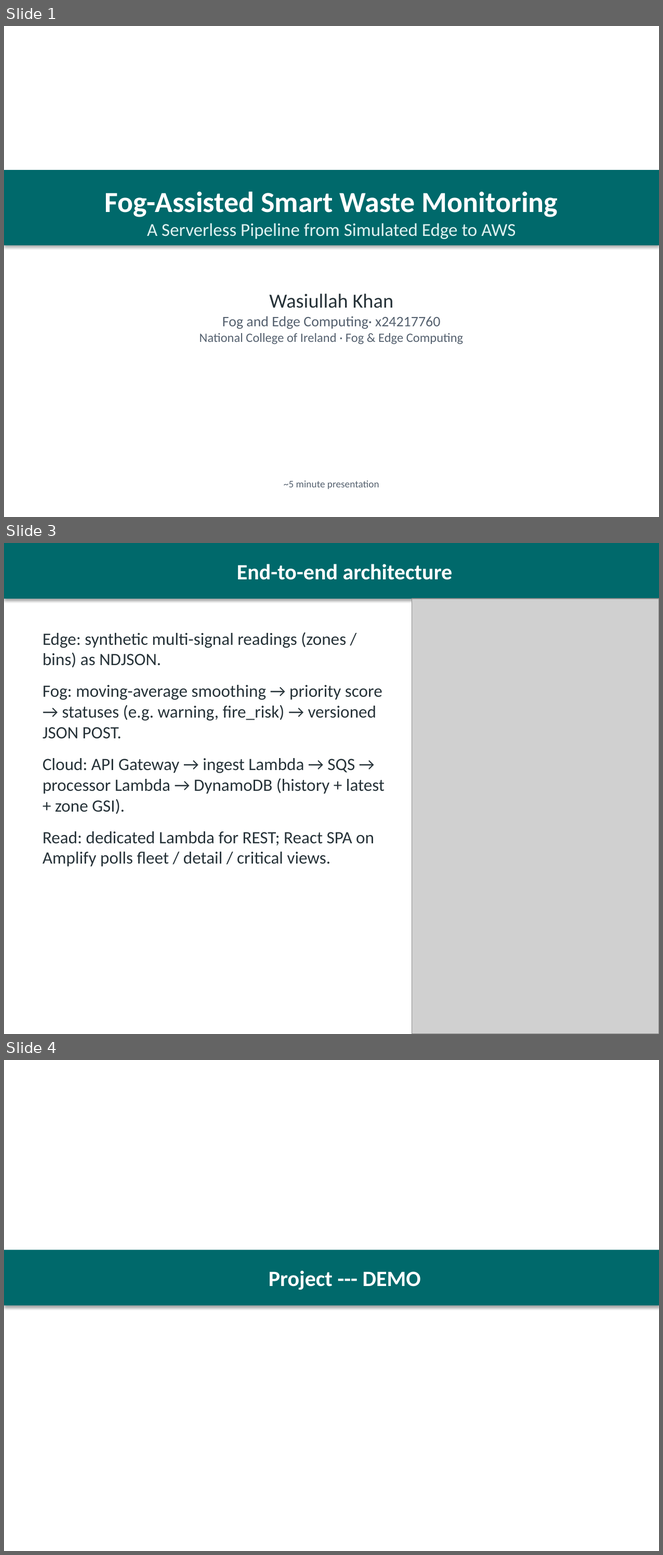
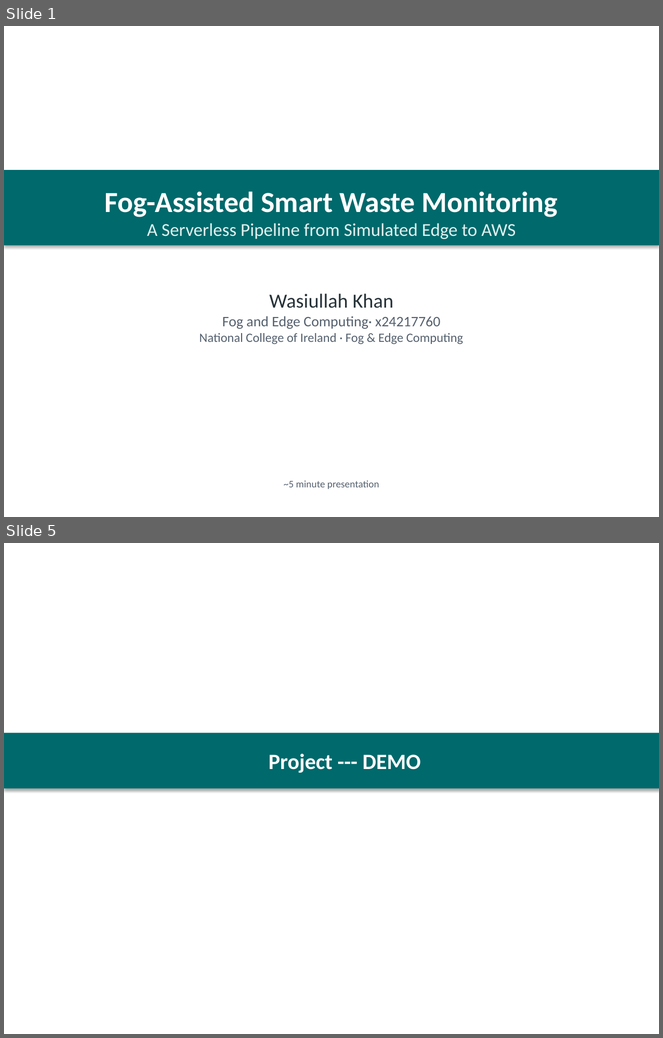
Before and after one commit to Wasiullah26/Smart-waste-bin, a slide deck: docs/FogEdge_5min_Presentation.pptx. Shown one above the other, each under a label of ours: slides 1, 3 and 4 before the commit, slides 1 and 5 after it; the slides between them are not shown. The pictures are 663x1555 and 663x1038 pixels, drawn with LibreOffice and Linux fonts; fonts in the diff are those of the drawing; grey boxes stand for pictures. Boxes give left, top, right and bottom in pixels: in the first picture for what was removed or moved away, otherwise in the second. Text is boxed around its words. In the diff, an @@ line names an element or a change of style, - is before the commit and + after.

```diff
--- a/docs/FogEdge_5min_Presentation.pptx
+++ b/docs/FogEdge_5min_Presentation.pptx
@@ slide 3 removed at [4,543,659,1034], background #FFFFFF @@
@@ rectangle removed at [4,543,659,599] @@
-End-to-end architecture
@@ picture removed at [412,599,659,1034] @@
@@ text removed at [42,632,385,867] @@
-Edge: synthetic multi-signal readings (zones / bins) as NDJSON.
-Fog: moving-average smoothing → priority score → statuses (e.g. warning, fire_risk) → versioned JSON POST.
-Cloud: API Gateway → ingest Lambda → SQS → processor Lambda → DynamoDB (history + latest + zone GSI).
-Read: dedicated Lambda for REST; React SPA on Amplify polls fleet / detail / critical views.
@@ what was slide 4 is now slide 5 @@
```
Also in this commit, not shown: 1 slide changed, 2 slides added, 1 other file.
